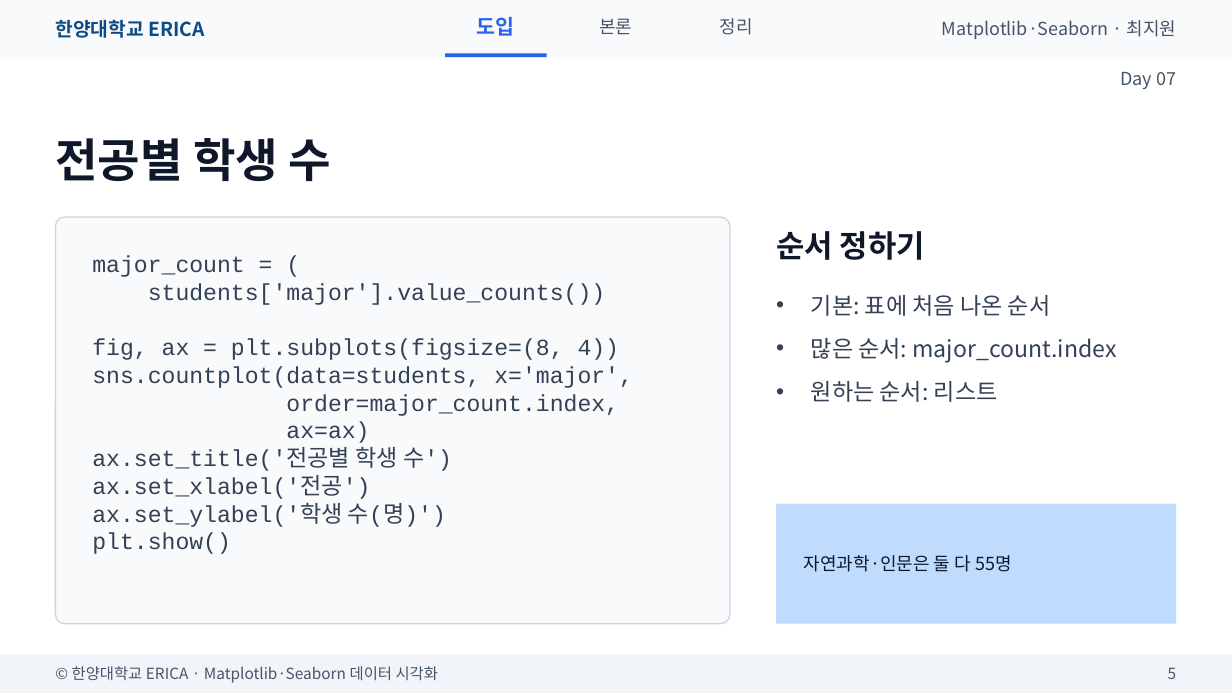
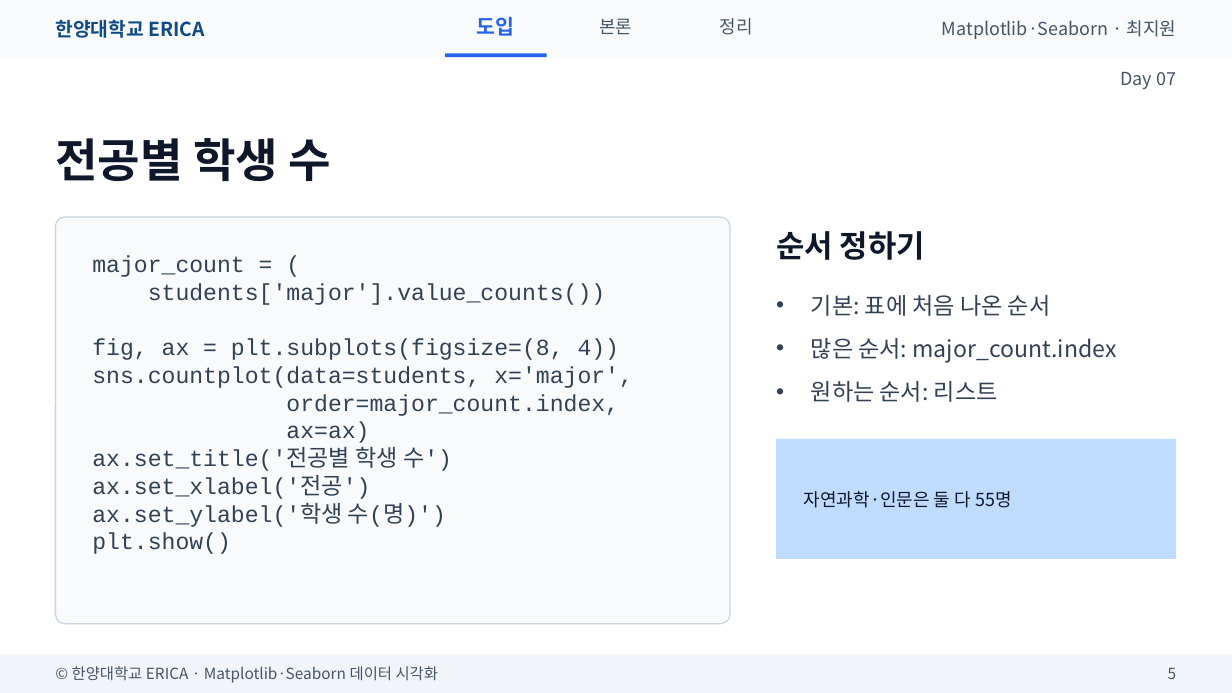
Before and after one commit to wonguwon/generate_lesson, a slide deck: slide 5 of materials/matplotlib-seaborn/ppt/Day07/Day07_범주비교그래프.pptx. Drawn at 1232x693 pixels with LibreOffice and Linux fonts; fonts in the diff are those of the drawing. Boxes give left, top, right and bottom in pixels: in the first picture for what was removed or moved away, otherwise in the second. Text is boxed around its words. In the diff, an @@ line names an element or a change of style, - is before the commit and + after.

```diff
--- a/materials/matplotlib-seaborn/ppt/Day07/Day07_범주비교그래프.pptx
+++ b/materials/matplotlib-seaborn/ppt/Day07/Day07_범주비교그래프.pptx
@@ rectangle moved from (x1=776, y1=504, x2=1177, y2=624) to (x1=776, y1=439, x2=1177, y2=559) @@
@@ text "자연과학·인문은 둘 다 55명" moved from (x1=804, y1=555, x2=1012, y2=572) to (x1=804, y1=491, x2=1012, y2=508) @@
```
Also in this commit, not shown: 7 other slides changed, 1 slide removed, 14 other files.
